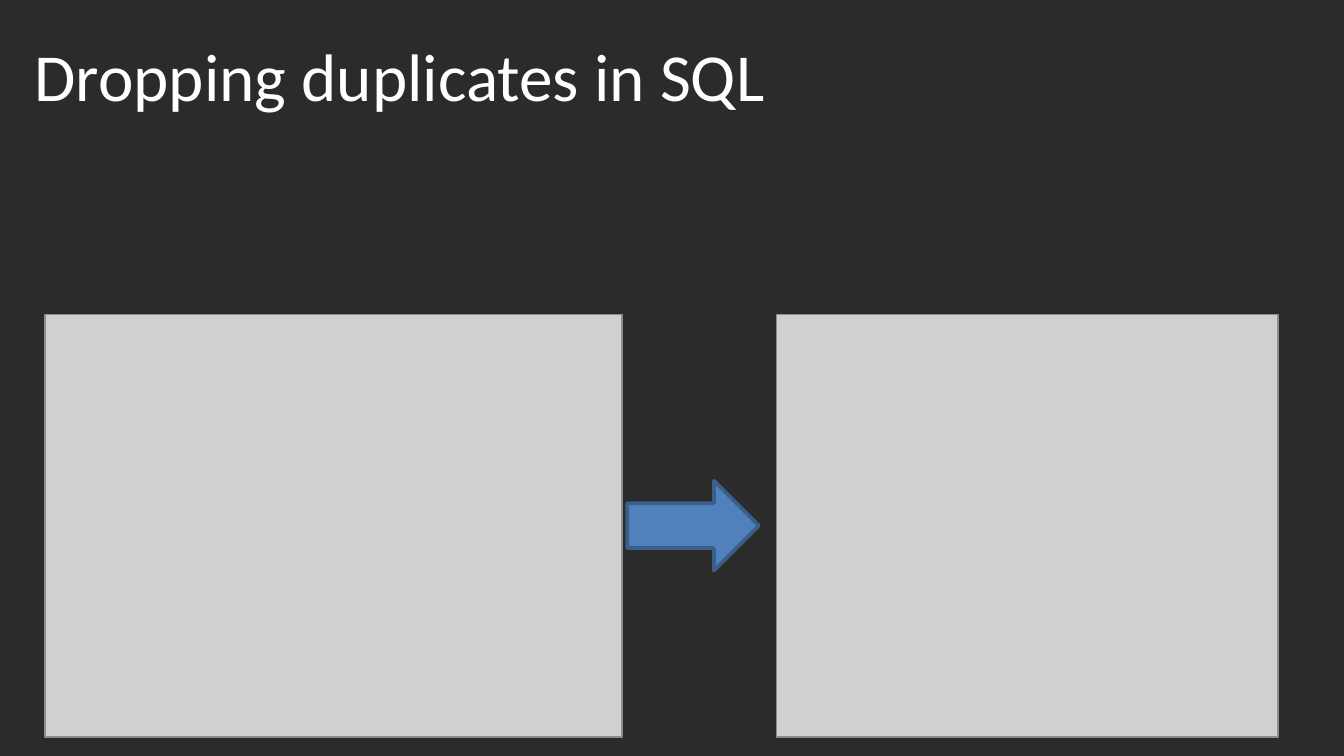
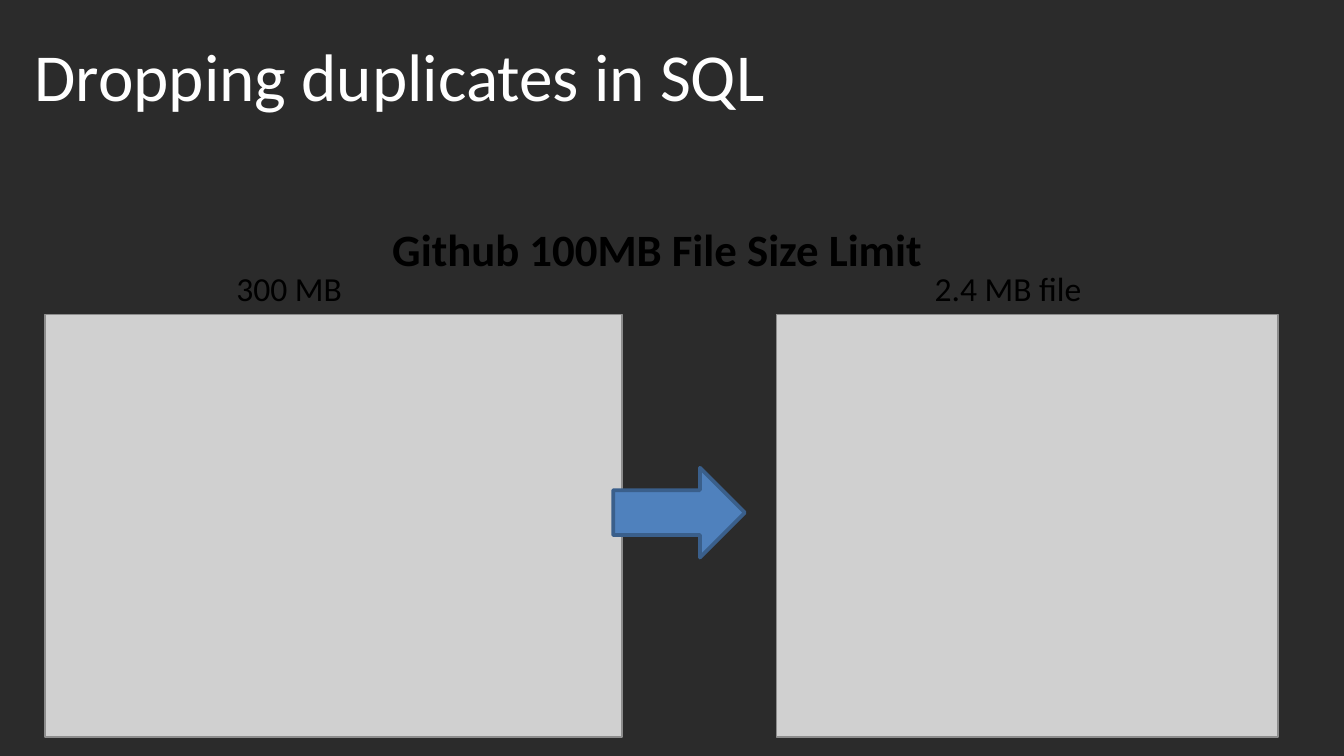
Before and after one commit to Randy0601/Soccer-Analysis, a slide deck: slide 6 of Presentation.pptx. Drawn at 1344x756 pixels with LibreOffice and Linux fonts; fonts in the diff are those of the drawing; grey boxes stand for pictures; background and template pictures are left out; a plain dark background stands for a picture behind light text. Boxes give left, top, right and bottom in pixels: in the first picture for what was removed or moved away, otherwise in the second. Text is boxed around its words. In the diff, an @@ line names an element or a change of style, - is before the commit and + after.

```diff
--- a/Presentation.pptx
+++ b/Presentation.pptx
@@ text added at (x1=392, y1=235, x2=922, y2=266), 24 pt, text #000000, bold @@
+Github 100MB File Size Limit
@@ text added at (x1=236, y1=280, x2=342, y2=301), 18 pt, text #000000 @@
+300 MB
@@ text added at (x1=935, y1=278, x2=1081, y2=301), 18 pt, text #000000 @@
+2.4 MB file
@@ right arrow moved from (x1=628, y1=481, x2=759, y2=571) to (x1=613, y1=468, x2=745, y2=558) @@
```
Also in this commit, not shown: 1 other slide changed.
